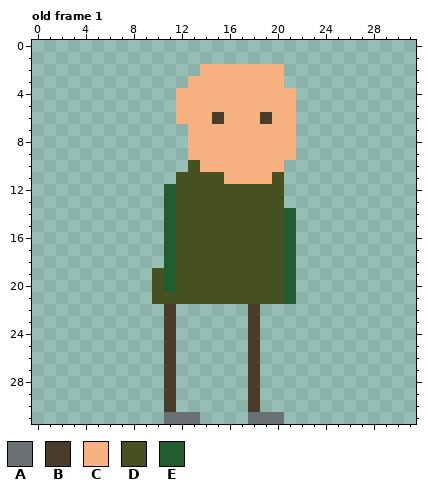
Pixel-art file -- data/art/jumpyman.ase. This is how it looked before the edit.
32x32 pixels, 1 frame. Shown: old frame 1. The commit also changed other frames, which this record leaves out.
Palette (. is transparent): A #697175  B #493c2b  C #f7b080  D #475120  E #215c2e
The result:
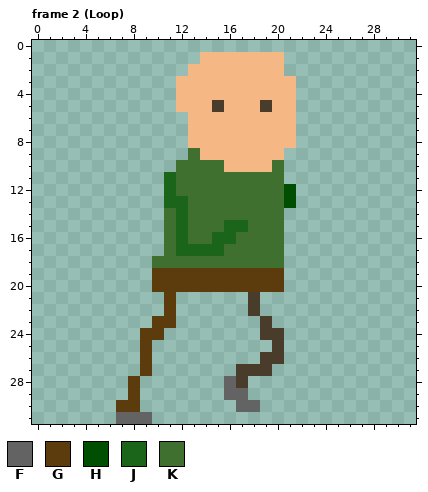
Colours new in this view: F #636363  G #5c3c0d  H #004e00  J #1b651b  K #407030
A new or re-ordered frame is compared with the old frame closest to it.
Change:
frames 1 -> 9
@@ palette @@
-C #f7b080
+C #f5b784
--- frame 2 (Loop) is new; against old frame 1, layer "Layer"
@@ x 5..23 @@
  0 ...................
- 1 ...................
- 2 .........CCCCCCC...
- 3 ........CCCCCCCC...
+ 1 .........CCCCCCC...
+ 2 ........CCCCCCCC...
+ 3 .......CCCCCCCCCC..
  4 .......CCCCCCCCCC..
- 5 .......CCCCCCCCCC..
- 6 .......CCCBCCCBCC..
+ 5 .......CCCBCCCBCC..
+ 6 ........CCCCCCCCC..
  7 ........CCCCCCCCC..
  8 ........CCCCCCCCC..
- 9 ........CCCCCCCCC..
-10 ........DCCCCCCC...
-11 .......DDDDCCCCD...
-12 ......EDDDDDDDDD...
-13 ......EDDDDDDDDD...
-14 ......EDDDDDDDDDE..
-15 ......EDDDDDDDDDE..
-16 ......EDDDDDDDDDE..
-17 ......EDDDDDDDDDE..
-18 ......EDDDDDDDDDE..
-19 .....DEDDDDDDDDDE..
-20 .....DEDDDDDDDDDE..
-21 .....DDDDDDDDDDDE..
-22 ......B......B.....
-23 ......B......B.....
-24 ......B......B.....
-25 ......B......B.....
-26 ......B......B.....
-27 ......B......B.....
-28 ......B......B.....
-29 ......B......B.....
-30 ......B......B.....
-31 ......AAA....AAA...
+ 9 ........KCCCCCCC...
+10 .......KKKKCCCCK...
+11 ......JKKKKKKKKK...
+12 ......JKKKKKKKKKH..
+13 ......JJKKKKKKKKH..
+14 ......KJKKKKKKKK...
+15 ......KJKKKJJKKK...
+16 ......KJKKJJKKKK...
+17 ......KJJJJKKKKK...
+18 .....KKKKKKKKKKK...
+19 .....GGGGGGGGGGG...
+20 .....GGGGGGGGGGG...
+21 ......G......B.....
+22 ......G......B.....
+23 .....GG.......B....
+24 ....GG........BB...
+25 ....G..........B...
+26 ....G.........BB...
+27 ....G.......BBB....
+28 ...G.......FB......
+29 ...G.......FF......
+30 ..GG........FF.....
+31 ..FFF..............
Pixel boxes of the changes (left, top, right, bottom) in both pictures:
changed: (116, 52, 296, 424)
